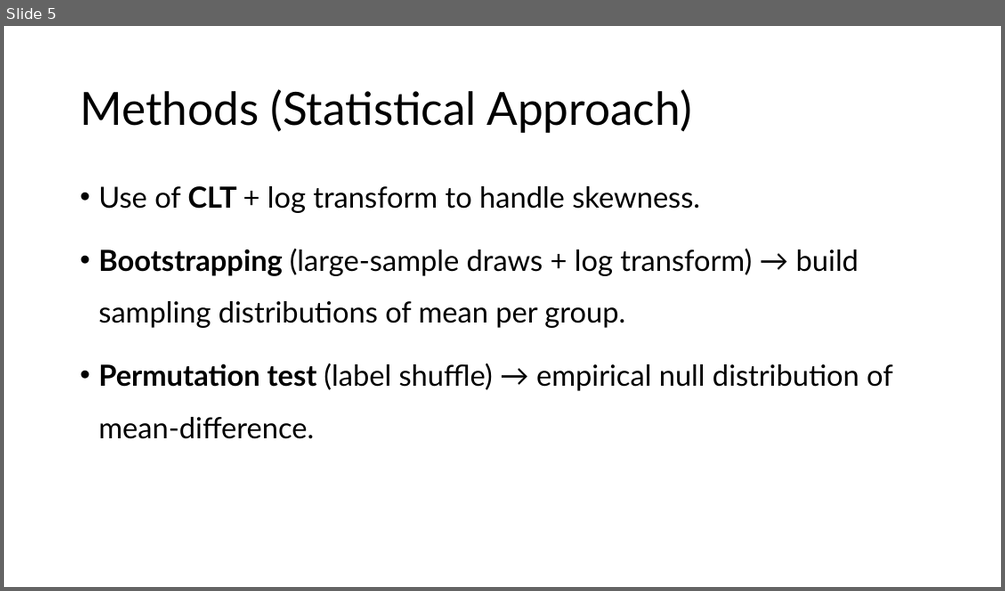
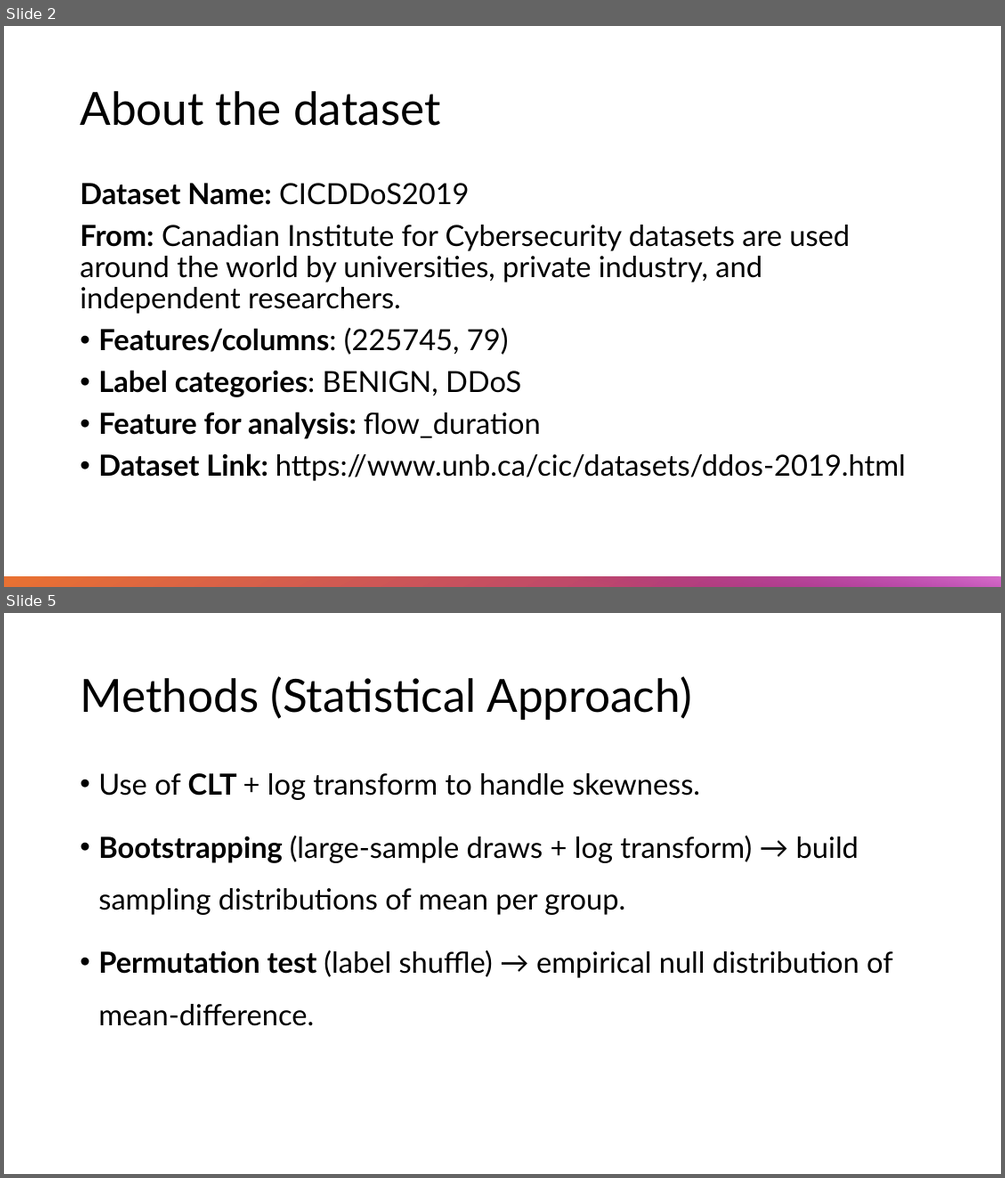
Before and after one commit to alpha-08/flow-duration-feat-analysis-CICIDS2019, a slide deck: slides/Flow Duration Analysis - Distinguish Benign vs DDoS.pptx. Shown one above the other, each under a label of ours: slide 5 before the commit, slides 2 and 5 after it; the slides between them are not shown. The pictures are 1005x591 and 1005x1178 pixels, drawn with LibreOffice and Linux fonts; fonts in the diff are those of the drawing. Boxes give left, top, right and bottom in pixels: in the first picture for what was removed or moved away, otherwise in the second. Text is boxed around its words. In the diff, an @@ line names an element or a change of style, - is before the commit and + after.

```diff
--- a/slides/Flow Duration Analysis - Distinguish Benign vs DDoS.pptx
+++ b/slides/Flow Duration Analysis - Distinguish Benign vs DDoS.pptx
@@ slide 2 added at [4,26,1001,587], background #FFFFFF @@
@@ title added at [80,91,440,126], 44 pt, text #000000 @@
+About the dataset
@@ text added at [80,183,906,481], 28 pt, text #000000 @@
+Dataset Name: CICDDoS2019
+From: Canadian Institute for Cybersecurity datasets are used around the world by universities, private industry, and independent researchers.
+• Features/columns: (225745, 79)
+• Label categories: BENIGN, DDoS
+• Feature for analysis: flow_duration
+• Dataset Link: https://www.unb.ca/cic/datasets/ddos-2019.html
@@ rectangle added at [4,577,1001,587], fill gradient #A02B93 to #E97132 @@
@@ rectangle added at [518,577,1001,587], fill gradient #A02B93 to #D86ECC @@
```
Also in this commit, not shown: 6 slides changed.
